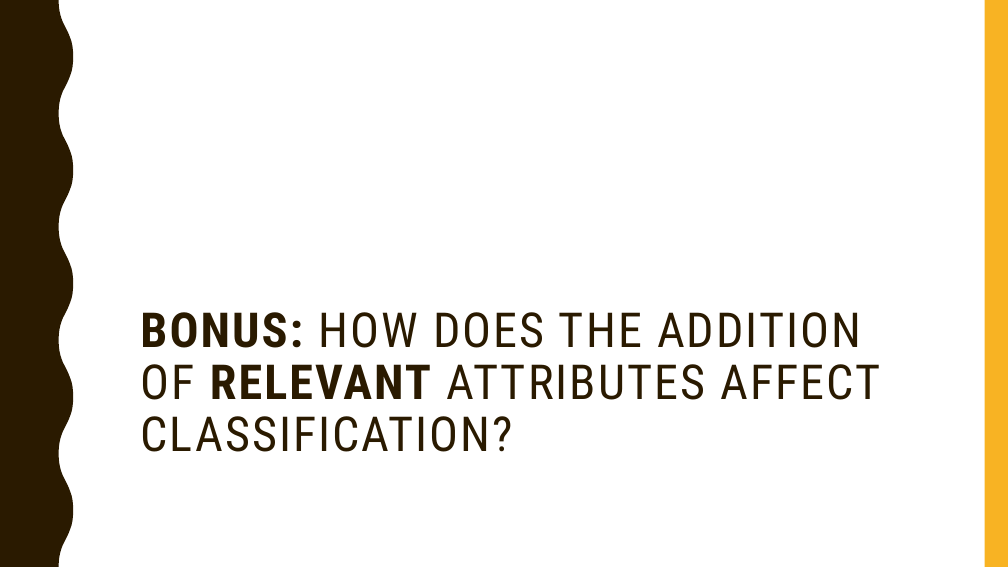
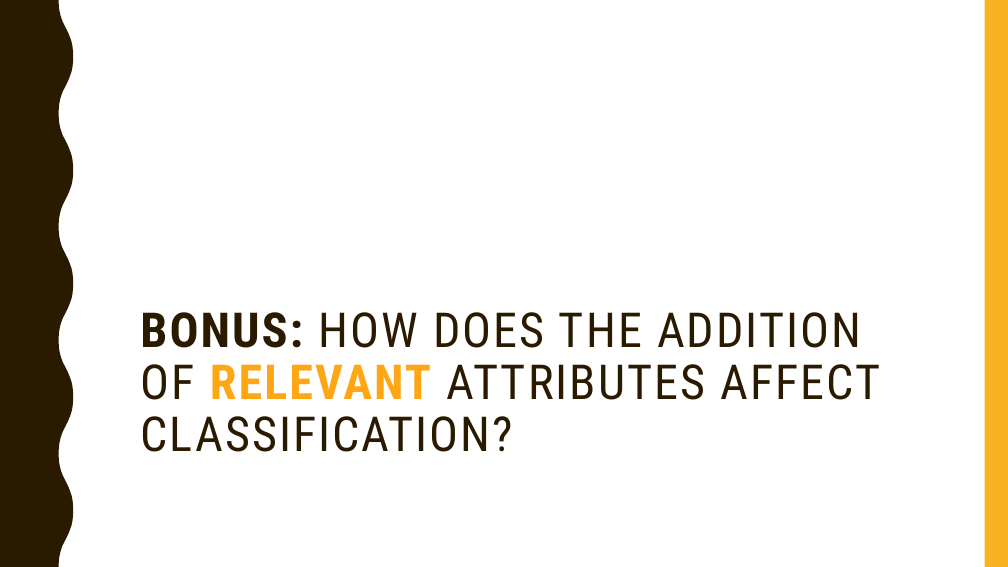
Before and after one commit to gururaj-shriram/ece548-machine-learning, a slide deck: slide 27 of proj1/presentation/pres.pptx. Drawn at 1008x567 pixels with LibreOffice and Linux fonts; fonts in the diff are those of the drawing. Boxes give left, top, right and bottom in pixels: in the first picture for what was removed or moved away, otherwise in the second. Text is boxed around its words. In the diff, an @@ line names an element or a change of style, - is before the commit and + after.

```diff
--- a/proj1/presentation/pres.pptx
+++ b/proj1/presentation/pres.pptx
@@ title "BONUS: HOW DOES THE ADDITION ..." at [140,312,880,400]: text colour #2A1A00 to #FFA615 in "RELEVANT" @@
```
Also in this commit, not shown: 10 other slides changed, 29 other files.
